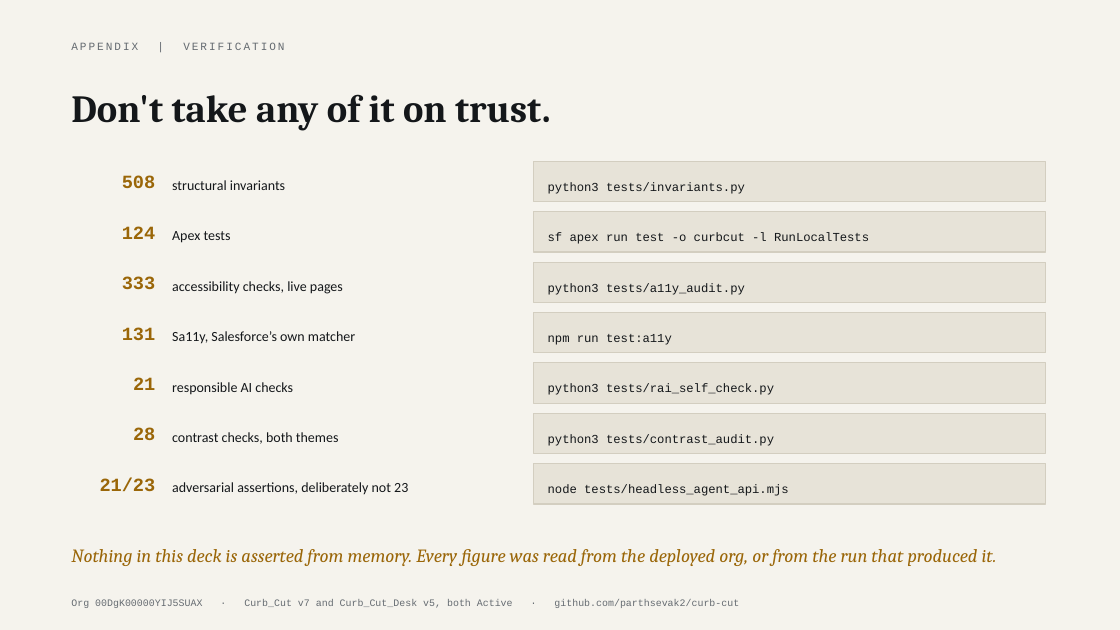
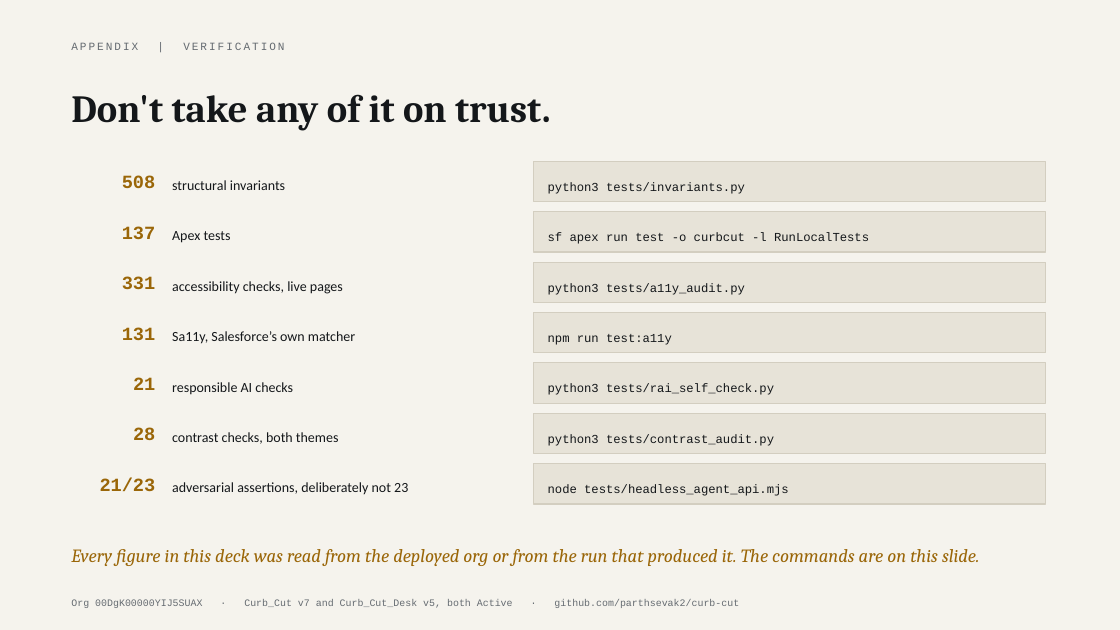
Before and after one commit to parthsevak2/curb-cut, a slide deck: slide 32 of deck/Curb-Cut.pptx. Drawn at 1120x630 pixels with LibreOffice and Linux fonts; fonts in the diff are those of the drawing. Boxes give left, top, right and bottom in pixels: in the first picture for what was removed or moved away, otherwise in the second. Text is boxed around its words. In the diff, an @@ line names an element or a change of style, - is before the commit and + after.

```diff
--- a/deck/Curb-Cut.pptx
+++ b/deck/Curb-Cut.pptx
@@ text at (x1=122, y1=226, x2=155, y2=240): text changed @@
-124
+137
@@ text at (x1=122, y1=276, x2=155, y2=290): text changed @@
-333
+331
@@ text at (x1=71, y1=549, x2=979, y2=566): text changed @@
-Nothing in this deck is asserted from memory. Every figure was read from the deployed org, or from the run that produced it.
+Every figure in this deck was read from the deployed org or from the run that produced it. The commands are on this slide.
```
Also in this commit, not shown: 13 other slides changed, 20 other files.
